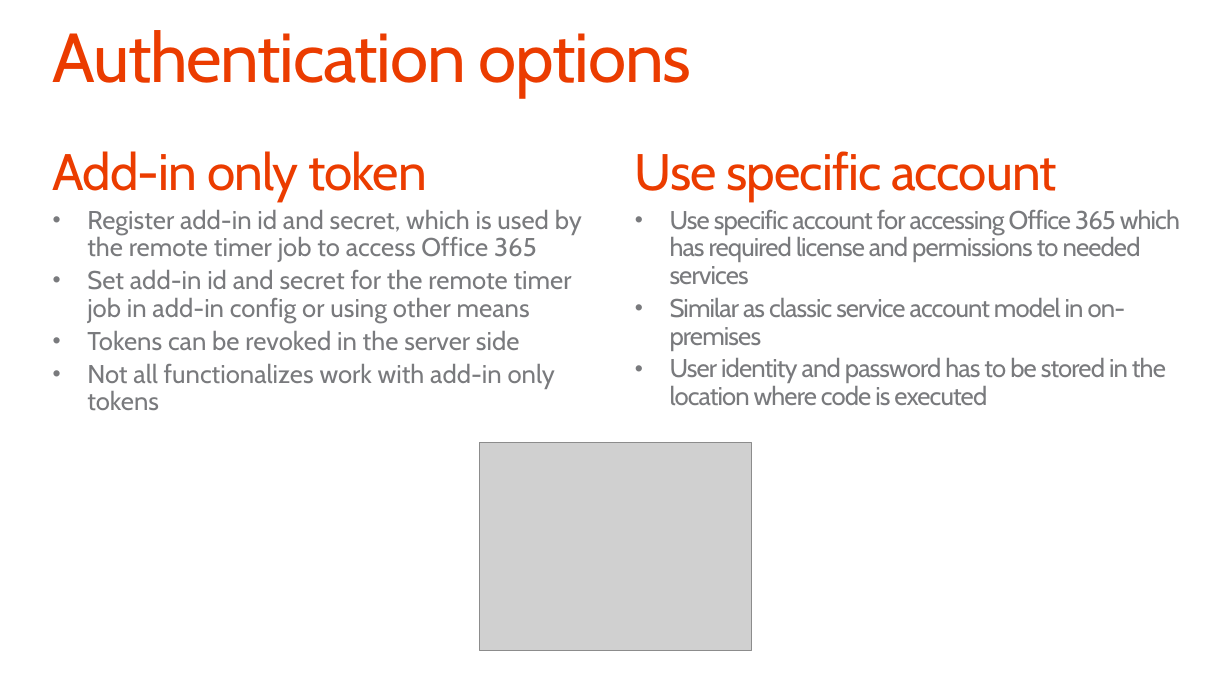
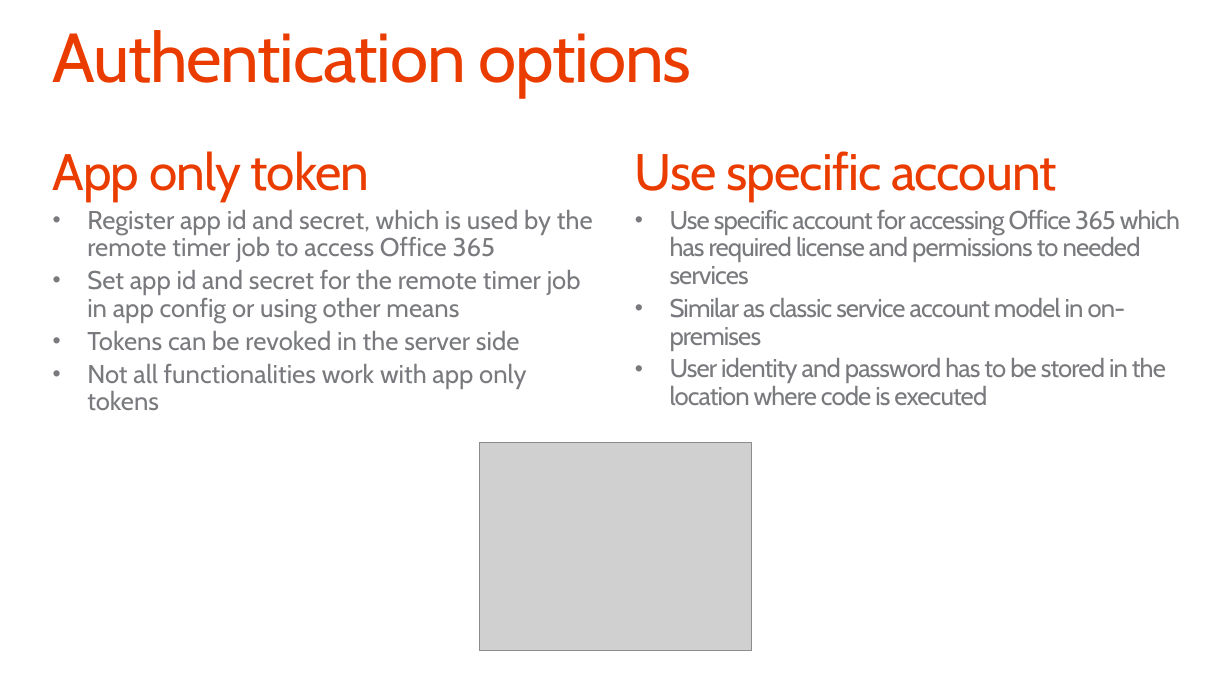
Before and after one commit to fabbbiob/TrainingContent, a slide deck: slide 12 of O3658/05 Using Remote Event Receivers and Remote Timer Jobs/5_RemoteTimersEvents.pptx. Drawn at 1232x693 pixels with LibreOffice and Linux fonts; fonts in the diff are those of the drawing; grey boxes stand for pictures; background and template pictures are left out. Boxes give left, top, right and bottom in pixels: in the first picture for what was removed or moved away, otherwise in the second. Text is boxed around its words. In the diff, an @@ line names an element or a change of style, - is before the commit and + after.

```diff
--- a/O3658/05 Using Remote Event Receivers and Remote Timer Jobs/5_RemoteTimersEvents.pptx
+++ b/O3658/05 Using Remote Event Receivers and Remote Timer Jobs/5_RemoteTimersEvents.pptx
@@ text at [53, 151, 593, 323]: text changed @@
-Add-in only token
-  • Register add-in id and secret, which is used by the remote timer job to access Office 365
-  • Set add-in id and secret for the remote timer job in add-in config or using other means
+App only token
+  • Register app id and secret, which is used by the remote timer job to access Office 365
+  • Set app id and secret for the remote timer job in app config or using other means
@@ text at [87, 364, 526, 410]: text changed @@
-  • Not all functionalizes work with add-in only tokens
+  • Not all functionalities work with app only tokens
```
Also in this commit, not shown: 18 other slides changed, 1 slide added, 1 slide removed, 1 other file.
